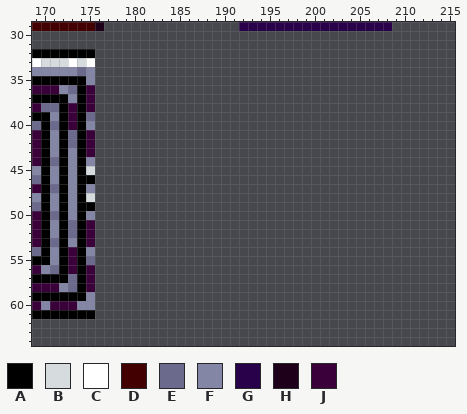
Pixel-art file, stored at aseprite/doors.aseprite. Above: the version before the commit.
401x120 pixels, 1 frame. Colours within 5 levels of each other are drawn and written as one. Shown: x 169..215, y 29..64.
Palette (. is transparent): A #000000  B #d6dbde  C #ffffff  D #420000  E #6b698c  F #8486a5  G #29004a  H #1f001b  J #390039
Pixels before, first column x 169:
29 DDDDDDDH...............GGGGGGGGGGGGGGGGG
30 ........................................
31 ........................................
32 AAAAAAA.................................
33 CBBBCBC.................................
34 FFFFFEF.................................
35 AAAAAAF.................................
36 JJJFEAJ.................................
37 AAAAFAJ.................................
38 JEEAJAJ.................................
39 AAFAJAE.................................
40 EAEAJAF.................................
41 JAFAEAJ.................................
42 JAFAEAJ.................................
43 JAFAFAJ.................................
44 JAEAFAF.................................
45 FAFAFAB.................................
46 EAFAFAA.................................
47 JAEAFAF.................................
48 FAFAFAB.................................
49 EAFAFAA.................................
50 JAEAFAF.................................
51 JAFAEAJ.................................
52 JAFAEAJ.................................
53 JAEAFAJ.................................
54 EAFAJAF.................................
55 AAFAJAE.................................
56 JFEAJAJ.................................
57 AAAAEAJ.................................
58 JJJFEAJ.................................
59 AAAAAAF.................................
60 JFJJJFF.................................
61 AAAAAAA.................................
The result:
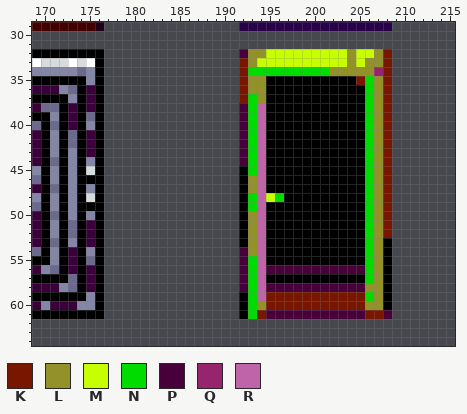
Colours new in this view: K #791600  L #93912a  M #c7ff00  N #00db00  P #47003a  Q #97256e  R #bf64a8
The edit:
Changed rows in their new state; - is an unchanged pixel.
first column x 176:
32 A---------------PLLMMMMMMMMMLMMLK
33 A---------------KLMMMMMMMMMMLMLLK
34 A---------------KNNNNNNNNNLLLLLQK
35 A---------------KLLAAAAAAAAAAKNLK
36 A---------------KLLAAAAAAAAAAANLK
37 A---------------KNLAAAAAAAAAAANLK
38 A---------------PNRAAAAAAAAAAANLK
39 A---------------PNRAAAAAAAAAAANLK
40 A---------------PNRAAAAAAAAAAANLK
41 A---------------PNRAAAAAAAAAAANLK
42 A---------------PNRAAAAAAAAAAANLK
43 A---------------PNRAAAAAAAAAAANLK
44 A---------------PNRAAAAAAAAAAANLK
45 A---------------ANRAAAAAAAAAAANLK
46 A---------------ALRAAAAAAAAAAANLK
47 A---------------ALRAAAAAAAAAAANLK
48 A---------------ANRMNAAAAAAAAANLK
49 A---------------ANRAAAAAAAAAAANLK
50 A---------------ALRAAAAAAAAAAANLK
51 A---------------ALRAAAAAAAAAAANLK
52 A---------------ALRAAAAAAAAAAANLK
53 A---------------ALRAAAAAAAAAAANLA
54 A---------------PLRAAAAAAAAAAANLA
55 A---------------PNRAAAAAAAAAAANLA
56 A---------------PNRPPPPPPPPPPPNLA
57 A---------------PNRAAAAAAAAAAANLA
58 A---------------PNRPPPPPPPPPPPLLA
59 A---------------ANRKKKKKKKKKKKNLA
60 A---------------ANLKKKKKKKKKKKLLA
61 A---------------ANKPPPPPPPPPPPKKP
